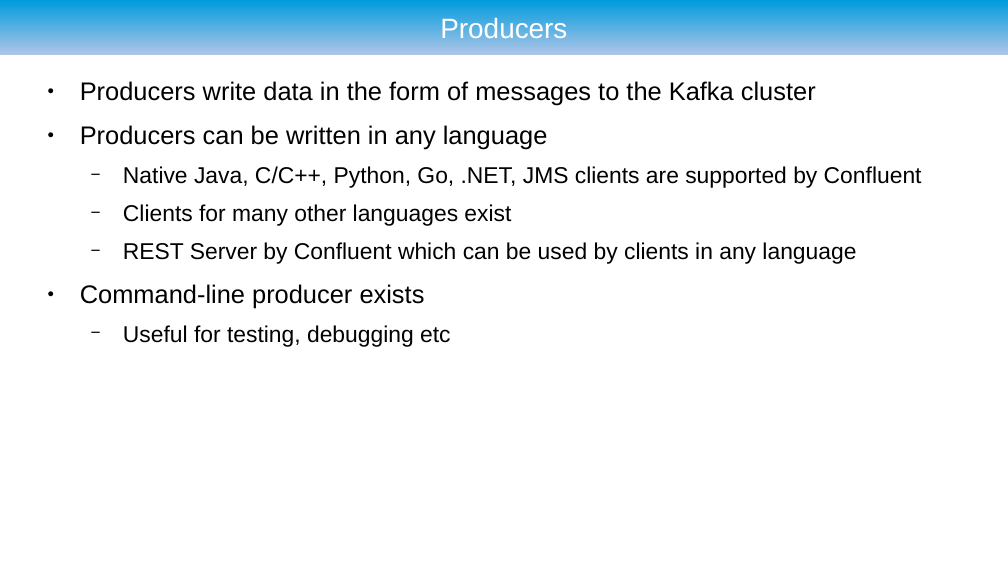
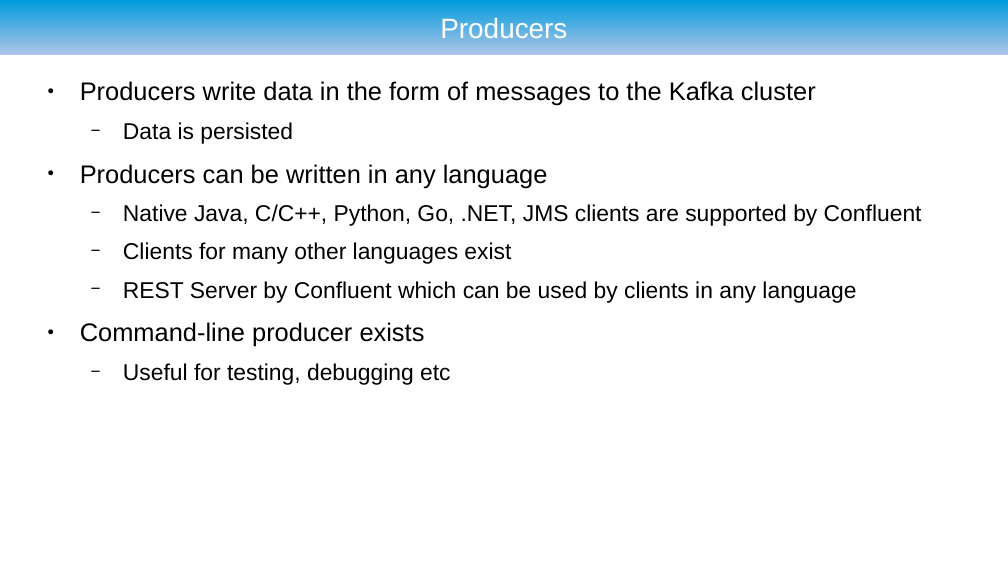
Before and after one commit to ryzlab/kafka-kompetensdag, a slide deck: slide 25 of doc/presentation-umejug.odp. Drawn at 1008x567 pixels with LibreOffice and Linux fonts; fonts in the diff are those of the drawing; background and template pictures are left out. Boxes give left, top, right and bottom in pixels: in the first picture for what was removed or moved away, otherwise in the second. Text is boxed around its words. In the diff, an @@ line names an element or a change of style, - is before the commit and + after.

```diff
--- a/doc/presentation-umejug.odp
+++ b/doc/presentation-umejug.odp
@@ text at box(123, 122, 293, 144): paragraph added @@
+  − Data is persisted
```
Also in this commit, not shown: 4 other slides changed, 1 slide added, 12 other files.
